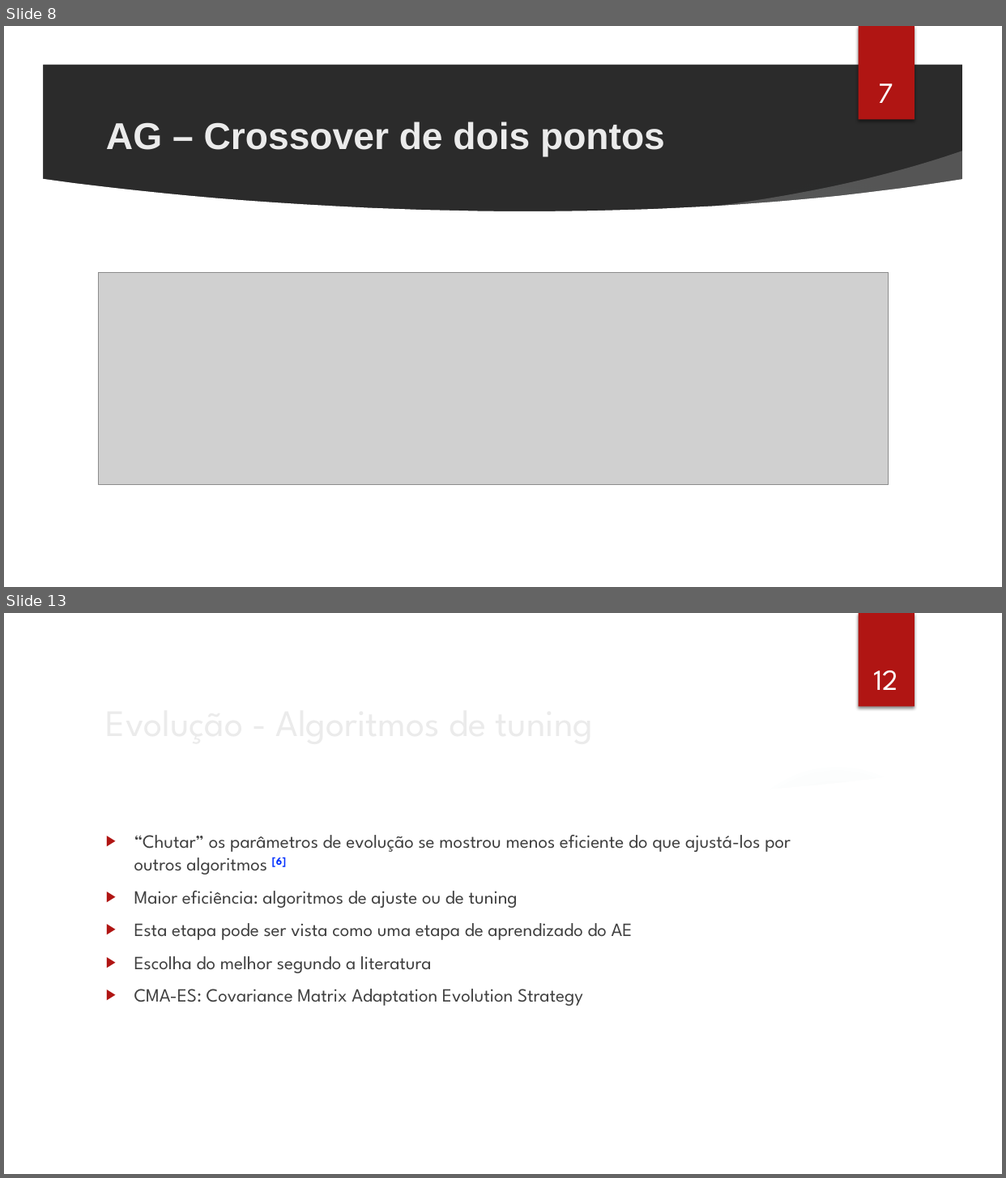
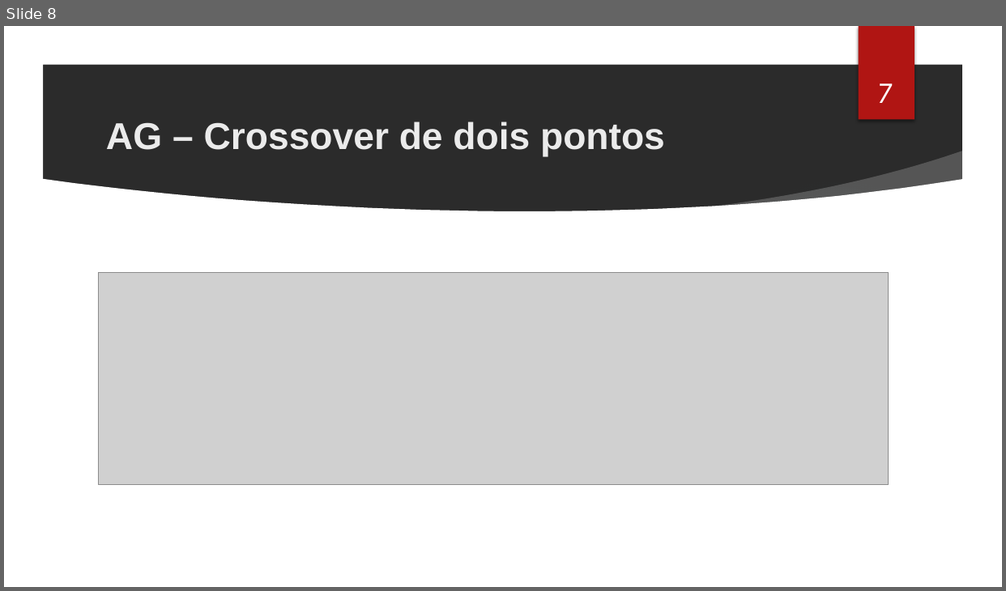
Before and after one commit to cassioss/genetics, a slide deck: presentations/TG2_Apresentacao_Cassio.pptx. Shown one above the other, each under a label of ours: slides 8 and 13 before the commit, slide 8 after it; the slides between them are not shown. The pictures are 1006x1178 and 1006x591 pixels, drawn with LibreOffice and Linux fonts; fonts in the diff are those of the drawing; grey boxes stand for pictures; background and template pictures are left out; a plain dark background stands for a picture behind light text. Boxes give left, top, right and bottom in pixels: in the first picture for what was removed or moved away, otherwise in the second. Text is boxed around its words. In the diff, an @@ line names an element or a change of style, - is before the commit and + after.

```diff
--- a/presentations/TG2_Apresentacao_Cassio.pptx
+++ b/presentations/TG2_Apresentacao_Cassio.pptx
@@ slide 13 removed at (x1=4, y1=613, x2=1002, y2=1174), background picture (left out); not listed: 7 template elements that a slide beside it also shows @@
@@ page number removed at (x1=873, y1=671, x2=897, y2=690) @@
-12
@@ text removed at (x1=134, y1=835, x2=791, y2=1006) @@
-▶ “Chutar” os parâmetros de evolução se mostrou menos eficiente do que ajustá-los por outros algoritmos [6]
-▶ Maior eficiência: algoritmos de ajuste ou de tuning
-▶ Esta etapa pode ser vista como uma etapa de aprendizado do AE
-▶ Escolha do melhor segundo a literatura
-▶ CMA-ES: Covariance Matrix Adaptation Evolution Strategy
@@ title removed at (x1=262, y1=835, x2=518, y2=908) @@
-Evolução - Algoritmos de tuning
```
Also in this commit, not shown: 3 slides changed, 4 slides added, 10 other slides removed, 6 other files.
